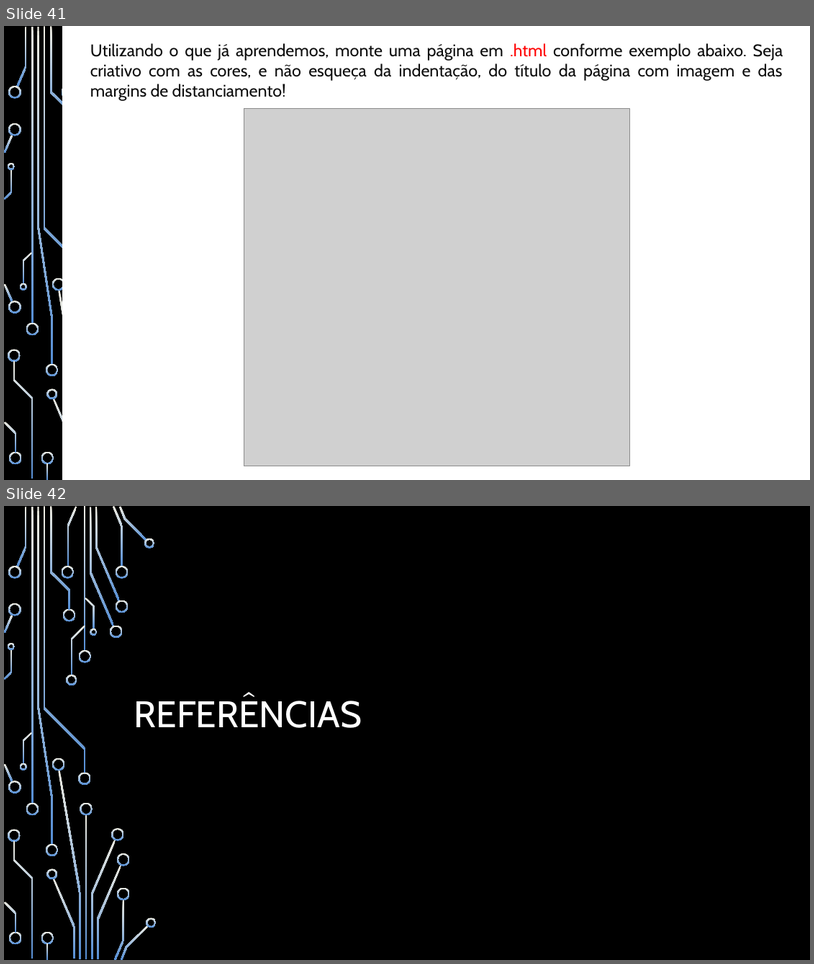
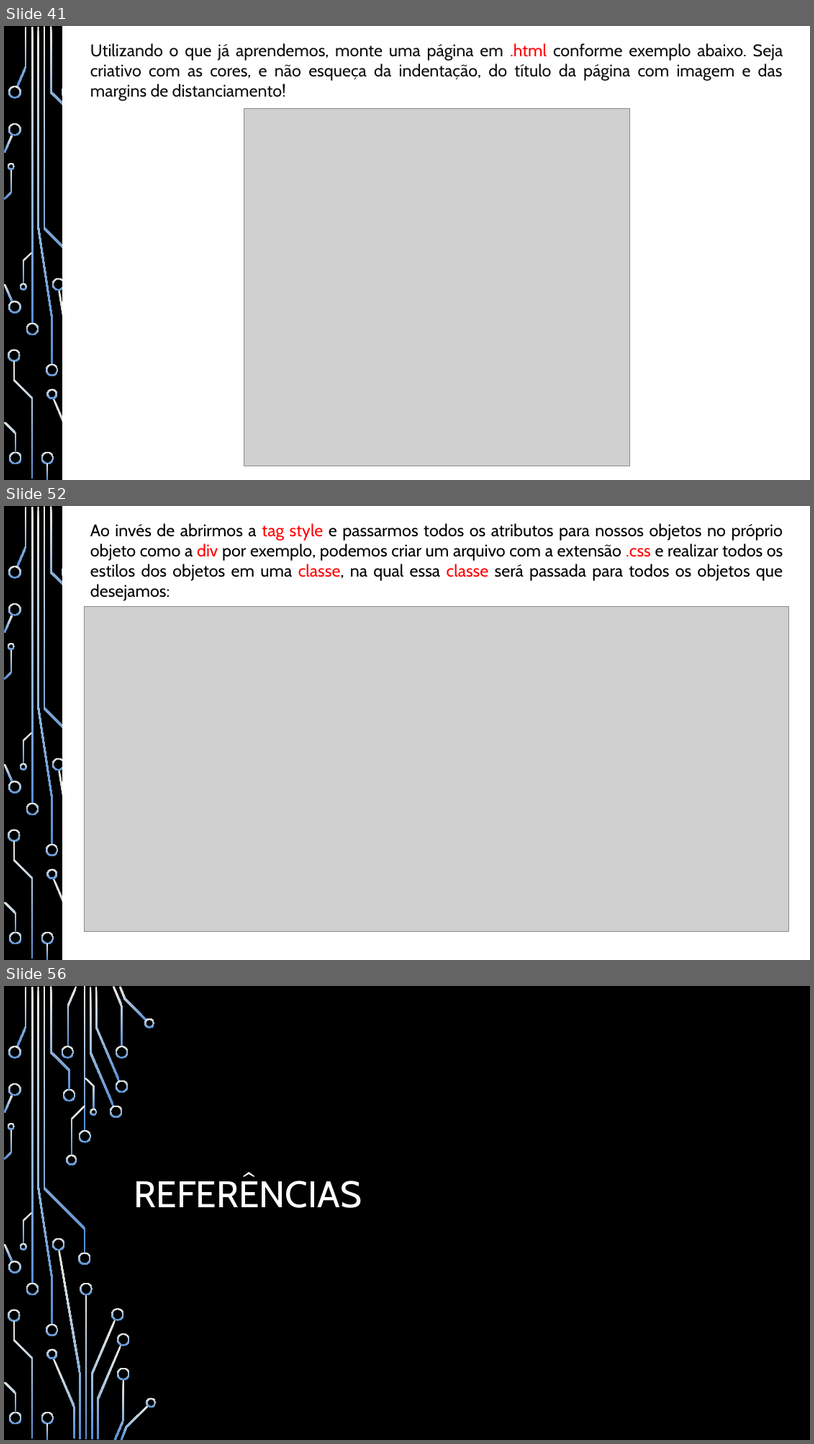
Before and after one commit to heitorsam/aulas_iep, a slide deck: documentos/Apostila - Desenvolvimento Web - IEP.pptx. Shown one above the other, each under a label of ours: slides 41 and 42 before the commit, slides 41, 52 and 56 after it; the slides between them are not shown. The pictures are 814x964 and 814x1444 pixels, drawn with LibreOffice and Linux fonts; fonts in the diff are those of the drawing; grey boxes stand for pictures; background and template pictures are left out. Boxes give left, top, right and bottom in pixels: in the first picture for what was removed or moved away, otherwise in the second. Text is boxed around its words. In the diff, an @@ line names an element or a change of style, - is before the commit and + after.

```diff
--- a/documentos/Apostila - Desenvolvimento Web - IEP.pptx
+++ b/documentos/Apostila - Desenvolvimento Web - IEP.pptx
@@ slide 52 added at [4,506,810,960], background picture (left out); not listed: 37 template elements that a slide beside it also shows @@
@@ rectangle added at [63,506,810,960], fill #FFFFFF, outline #FFFFFF 1.25 pt @@
@@ text added at [90,523,784,601], 20 pt, text #000000 @@
+Ao invés de abrirmos a tag style e passarmos todos os atributos para nossos objetos no próprio objeto como a div por exemplo, podemos criar um arquivo com a extensão .css e realizar todos os estilos dos objetos em uma classe, na qual essa classe será passada para todos os objetos que desejamos:
@@ picture added at [85,606,790,931] @@
@@ what was slide 42 is now slide 56 @@
```
Also in this commit, not shown: 2 slides changed, 13 other slides added, 10 other files.
